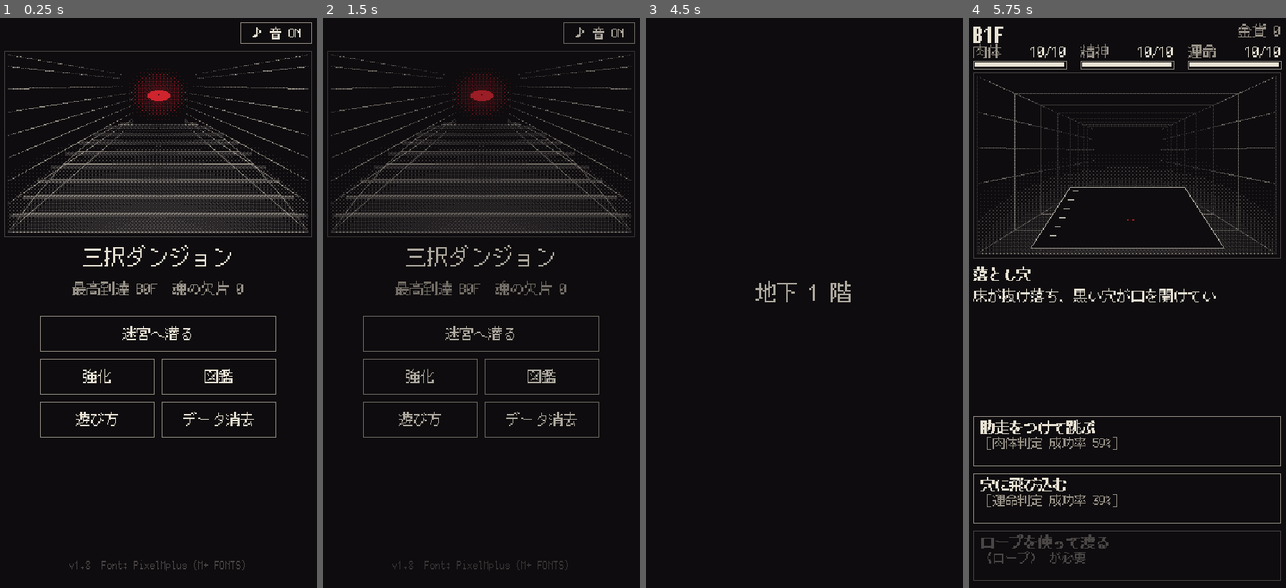
Above: before the commit, frames 1-4 (left to right).
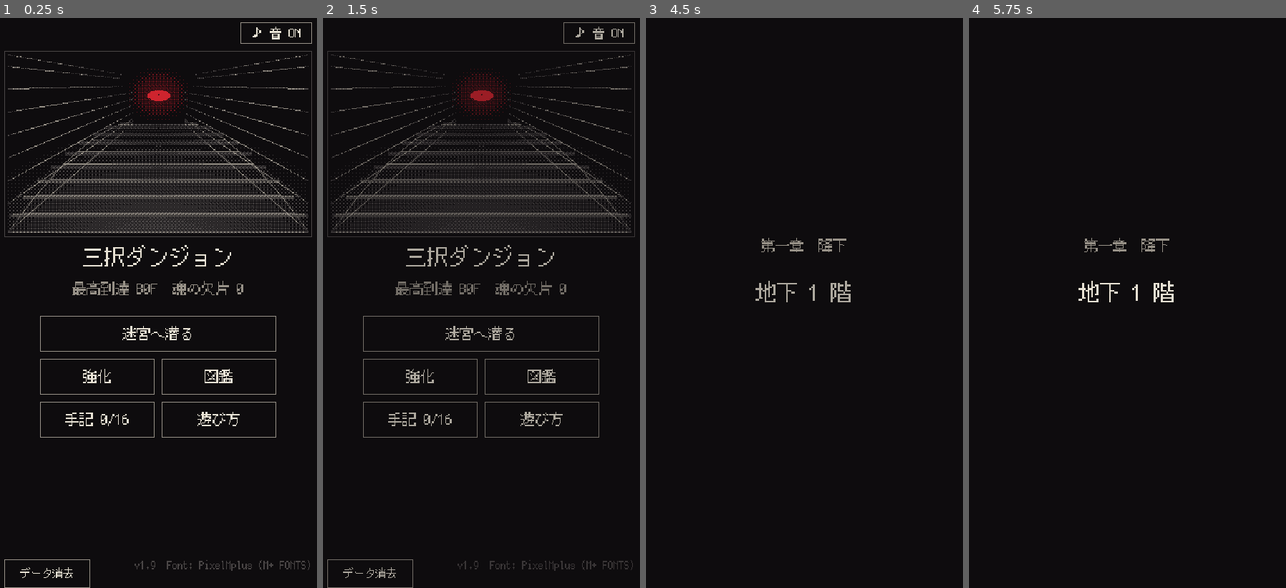
Above: after the commit, the same moments.

Repository: yashimapixel/ThreeChoiceDungeon
Game: Godot game, scene res://scenes/main.tscn
The game is run twice, just before and just after one commit, with the same random seed, the same clock (stepped at 60 frames per second) and the same inputs.
Inputs (mouse positions are in pixels of both pictures, inside the frame that each line leads up to):
- Up to frame 1 (0.25 s): no input
- Up to frame 2 (1.5 s): click "遊び方" at 0.5 s; click "戻る" at 1.25 s
- Up to frame 3 (4.5 s): click "データ消去" at 2 s; click "♪ 音 ON" at 2.75 s; click "迷宮へ潜る" at 3.5 s; click "降りる" at 4.25 s
- Up to frame 4 (5.75 s): tap Enter at 5 s; move the mouse to (1197, 274) at 5.02 s; click (1197, 274) at 5.17 s

The runs differ from the first frame. In frame 1, 0.9% of the frame differs, in the area x 1-98%, y 69-100%; in frame 2, 0.9%; in frame 3, 0.2%; in frame 4, 8.8%, in the area x 1-99%, y 0-99%.

Commit message:
v1.9: four-act story (the night they were torn apart), journal, epilogue
- Story core: during the plague the king ordered all patients into the
  quarantine tower, no exceptions; the knight carried the feverish
  princess from her mother's arms; mother and daughter never said
  goodbye. Endings now resolve with a proper farewell (おやすみ)
- Chapters per depth band (降下 / 弔い / 引き離された夜 / 子守唄) with
  chapter cards; story beats are boosted and guaranteed in the last 4
  floors of their chapter if unseen
- New events: 迷宮の中の街角 (the replica rule), 王の命令書, 隔離塔,
  騎士の告白, 王の手紙, 何度目の挑戦者 (counts your real deaths);
  記憶の部屋 becomes あの夜の部屋 (the sickroom)
- Why out-of-place things exist: memory replicas (cradle, grave,
  decree, the colourless capital, sickroom) that are subtly wrong;
  real places swallowed by the labyrinth (the tower); things that fell
  or were carried in (memos, corpses, the king's nightly letters)
- Journal screen (16 truth fragments by chapter) and an epilogue page
  (the king hears the truth if you learned it)
- Damage multiplier 2.1 -> 2.3 to keep clear pacing (~26 runs median)

Co-Authored-By: Claude Opus 5.5 <noreply@anthropic.com>
Claude-Session: https://claude.ai/code/session_016m3BkCf9SDtuvrgTQU7AfW

Diff:
--- a/data/balance.json
+++ b/data/balance.json
@@ -39,7 +39,7 @@
    "m": 0.1
   }
  },
- "neg_mult": 2.1,
+ "neg_mult": 2.3,
  "pos_mult": 0.9,
  "checkpoint_cost": {
   "25": 20,
@@ -49,5 +49,6 @@
  "recent_mult": [
   0.1,
   0.35
- ]
+ ],
+ "beat_mult": 2.5
 }
--- a/data/events/tier1.json
+++ b/data/events/tier1.json
@@ -393,6 +393,9 @@
 "m": -1,
 "set": [
 "girl"
+],
+"meta": [
+"girl_met"
 ]
 }
 },
@@ -407,6 +410,9 @@
 "f": 2,
 "clr": [
 "holy"
+],
+"meta": [
+"girl_met"
 ]
 }
 },
@@ -415,11 +421,17 @@
 "chk": "m",
 "p": 0.5,
 "ok": {
-"d": "泣き声は次第に遠ざかっていった。"
+"d": "泣き声は次第に遠ざかっていった。",
+"meta": [
+"girl_met"
+]
 },
 "ng": {
 "d": "すれ違いざま、少女の首がぐるりとこちらを向いた。",
-"m": -3
+"m": -3,
+"meta": [
+"girl_met"
+]
 }
 },
 {
@@ -427,10 +439,14 @@
 "r": {
 "d": "息が切れるまで走った。泣き声はずっと後ろをついてきた。",
 "b": -1,
-"m": -1
-}
-}
-]
+"m": -1,
+"meta": [
+"girl_met"
+]
+}
+}
+],
+"beat": 1
 },
 {
 "id": "e009",
@@ -1055,7 +1071,8 @@
 "b": 1
 }
 }
-]
+],
+"beat": 1
 },
 {
 "id": "e022",
@@ -1157,7 +1174,8 @@
 ]
 }
 }
-]
+],
+"beat": 1
 },
 {
 "id": "e024",
@@ -1326,7 +1344,7 @@
 "max": 70,
 "w": 6,
 "u": 21,
-"d": "どこからか、言葉のない子守唄が聞こえる。誰もいない部屋で、揺りかごがひとりでに揺れていた。揺りかごの縁には、王家の紋章が刻まれている。",
+"d": "どこからか、言葉のない子守唄が聞こえる。部屋の隅で、揺りかごがひとりでに揺れていた。縁には王家の紋章。触れると、木目が温かく脈打った。本物ではない。誰かの記憶を写し取った、形だけの揺りかごだ。",
 "c": [
 {
 "t": "一緒に歌う",
@@ -1373,7 +1391,8 @@
 "m": -1
 }
 }
-]
+],
+"beat": 2
 },
 {
 "id": "e028",
@@ -1643,5 +1662,60 @@
 }
 }
 ]
-}
-]
+},
+{
+"id": "n06",
+"t": "迷宮の中の街角",
+"a": "corridor:streetcorner",
+"min": 5,
+"max": 30,
+"w": 9,
+"u": 0,
+"once": true,
+"beat": 1,
+"d": "石の通路の途中に、唐突に街角があった。石畳、街灯、閉ざされた窓。どれも王都で見かける造りだ。壁に、先に来た誰かの走り書きがある。『迷宮は、呑み込んだ場所と、誰かの記憶を写し取る』",
+"c": [
+{
+"t": "窓を覗く",
+"chk": "m",
+"p": 0.5,
+"ok": {
+"d": "窓の向こうで、知らない家族が食卓を囲んでいた。声は聞こえない。色だけが抜け落ちている。",
+"m": 1,
+"meta": [
+"replica_rule"
+]
+},
+"ng": {
+"d": "窓の中の誰かが、ゆっくりとこちらを向いた。顔がなかった。",
+"m": -3,
+"meta": [
+"replica_rule"
+]
+}
+},
+{
+"t": "走り書きの続きを読む",
+"r": {
+"d": "『記憶の写しは、どこか少しだけ間違っている。間違いに気づいたら、そこは誰かの心の中だ』",
+"f": 1,
+"meta": [
+"replica_rule"
+]
+}
+},
+{
+"t": "街灯の火をもらう",
+"r": {
+"d": "街灯の火を移して、たいまつを作った。炎の色だけが、妙に白い。",
+"set": [
+"torch"
+],
+"meta": [
+"replica_rule"
+]
+}
+}
+]
+}
+]
--- a/data/events/tier2.json
+++ b/data/events/tier2.json
@@ -742,7 +742,8 @@
 "m": 2
 }
 }
-]
+],
+"beat": 2
 },
 {
 "id": "e046",
@@ -756,7 +757,7 @@
 "girl"
 ],
 "once": true,
-"d": "小さな墓標の前で、少女の霊が立ち止まった。「……ここ。わたし、ここにいたの」。墓標には王家の紋章だけが残り、名は削れて読めない。少女は足元の闇を見つめた。「でも、お母さまの歌が、まだ下から聞こえるの」",
+"d": "小さな墓標の前で、少女の霊が立ち止まった。「……ここ。わたし、ここにいたの」。墓標には王家の紋章。名は削れて読めない。どこか作り物めいた墓だ。少女は足元の闇を見つめた。「でも、お母さまの歌が、まだ下から聞こえるの」",
 "c": [
 {
 "t": "墓に花を手向ける",
@@ -769,6 +770,7 @@
 "_girl_rested"
 ],
 "meta": [
+"grave_seen",
 "girl_saved"
 ],
 "m": 2,
@@ -780,11 +782,14 @@
 "chk": "b",
 "p": 0.5,
 "ok": {
-"d": "墓の中に、小さな布のお守りが埋められていた。「お母さまが縫ってくれたの……」。少女はそれを、あなたの手に握らせた。",
+"d": "墓の中に亡骸はなかった。あるのは小さな布のお守りだけ。「お母さまが縫ってくれたの……」。少女はそれを、あなたの手に握らせた。",
 "set": [
 "amulet"
 ],
-"m": 1
+"m": 1,
+"meta": [
+"grave_seen"
+]
 },
 "ng": {
 "d": "少女は悲鳴を上げた。「やめて！」　怒りに燃えた霊は、闇の奥へ消えてしまった。",
@@ -795,7 +800,10 @@
 "curse",
 "_girl_gone"
 ],
-"m": -4
+"m": -4,
+"meta": [
+"grave_seen"
+]
 }
 },
 {
@@ -803,10 +811,14 @@
 "r": {
 "d": "少女はあなたの手を握り直した。「……うん。お母さまのところまで、一緒に行く」。小さな手が、少しだけ温かくなった気がした。",
 "m": 2,
-"f": 1
-}
-}
-]
+"f": 1,
+"meta": [
+"grave_seen"
+]
+}
+}
+],
+"beat": 2
 },
 {
 "id": "e047",
@@ -1336,7 +1348,8 @@
 ]
 }
 }
-]
+],
+"beat": 2
 },
 {
 "id": "e057",
--- a/data/events/tier3.json
+++ b/data/events/tier3.json
@@ -128,7 +128,7 @@
 "max": 90,
 "w": 8,
 "u": 346,
-"d": "石造りの家々が並ぶ大通り。どの窓にも灯りがともり、人影が動いている。だが近づくと、家の中には誰もいない。",
+"d": "石造りの家々が並ぶ大通り。王都の街並みにそっくりだが、色だけが抜け落ちている。どの窓にも灯りがともり、人影が動いている。近づくと、家の中には誰もいない。",
 "c": [
 {
 "t": "家の中を探索する",
@@ -840,7 +840,8 @@
 "f": -2
 }
 }
-]
+],
+"beat": 3
 },
 {
 "id": "e073",
@@ -1187,5 +1188,186 @@
 "req": [
 "girl"
 ]
-}
-]
+},
+{
+"id": "n01",
+"t": "王の命令書",
+"a": "ruins:decree",
+"min": 51,
+"max": 75,
+"w": 10,
+"u": 0,
+"once": true,
+"beat": 3,
+"d": "崩れた役所の壁に、一枚の布告が貼られている。紙は色褪せ、文字はほとんど滲んで読めない。ただ一行だけが、刻みつけたように鮮明だった。『例外は、認めない』",
+"c": [
+{
+"t": "布告を最後まで読む",
+"chk": "m",
+"p": 0.5,
+"ok": {
+"d": "『疫病の拡大を防ぐため、罹患者は直ちに隔離塔へ移送すること』。末尾に王の封蝋。余白に、震える字で一言。『……娘も』",
+"m": -1,
+"f": 2,
+"meta": [
+"decree_truth"
+]
+},
+"ng": {
+"d": "読もうとするたびに文字が滲み、『例外は、認めない』だけが目に焼きついた。",
+"m": -3,
+"meta": [
+"decree_truth"
+]
+}
+},
+{
+"t": "封蝋を剥がして持ち帰る",
+"r": {
+"d": "封蝋は、王家の紋章だった。手の中で、ひどく重い。",
+"g": 20,
+"meta": [
+"decree_truth"
+]
+}
+},
+{
+"t": "布告を破り捨てる",
+"r": {
+"d": "破いた紙の下から、同じ布告が何枚も現れた。誰かが、何度も何度も、思い出したのだ。",
+"m": -2,
+"meta": [
+"decree_truth"
+]
+}
+}
+]
+},
+{
+"id": "n02",
+"t": "隔離塔",
+"a": "ruins:tower",
+"min": 55,
+"max": 75,
+"w": 10,
+"u": 0,
+"once": true,
+"beat": 3,
+"d": "地盤ごと沈み込んだ石の塔が、闇の中に傾いて立っている。鉄格子の窓。扉には疫病の印。中には小さな寝台がひとつ。壁一面に、子どもの落書き。",
+"dx": [
+{
+"req": [
+"girl"
+],
+"d": "少女の霊が、塔の前で立ち止まった。何も言わない。"
+}
+],
+"c": [
+{
+"t": "少女の手を握る",
+"req": [
+"girl"
+],
+"r": {
+"d": "少女はあなたの手を強く握った。「……ここ、きらい。さむかった」。少女はそれ以上、何も言わなかった。",
+"m": 1,
+"meta": [
+"tower_truth"
+]
+}
+},
+{
+"t": "落書きを読む",
+"r": {
+"d": "拙い字で、何度も同じ言葉が書かれていた。『おかあさまに あいたい』。最後の一枚だけ、子守唄の歌詞だった。",
+"m": -3,
+"f": 2,
+"meta": [
+"tower_truth"
+]
+}
+},
+{
+"t": "寝台を整える",
+"r": {
+"d": "冷たい寝台の皺を伸ばし、枕を整えた。誰のためでもない。けれど、そうせずにはいられなかった。",
+"m": 2,
+"meta": [
+"tower_truth"
+]
+}
+},
+{
+"t": "塔に入らず立ち去る",
+"r": {
+"d": "背後で、小さな咳の音が聞こえた気がした。",
+"m": -1
+}
+}
+]
+},
+{
+"id": "n03",
+"t": "騎士の告白",
+"a": "ruins:knightghost",
+"min": 56,
+"max": 80,
+"w": 12,
+"u": "m:met_knight",
+"once": true,
+"beat": 3,
+"no": [
+"_knight_rested"
+],
+"d": "錆びた甲冑の亡霊が、廃墟の片隅に佇んでいる。兜に手をかけ、長い沈黙の後、初めてそれを外した。その下には、ただ闇があった。",
+"dx": [
+{
+"req": [
+"_knight_done"
+],
+"d": "声は、あなたの腰の銀の剣から聞こえていた。"
+}
+],
+"c": [
+{
+"t": "話を聞く",
+"r": {
+"d": "「姫様をあの塔へお運びしたのは、私だ。陛下の御命令だった。熱に浮かされた姫様を、王妃様の腕から、私がこの手で引き剥がした」",
+"m": -2,
+"meta": [
+"knight_guilt"
+]
+}
+},
+{
+"t": "「あなたのせいではない」と言う",
+"chk": "m",
+"p": 0.5,
+"ok": {
+"d": "騎士は長いあいだ黙っていた。「……そう言ってくれる者が、三年間、一人もいなかった」",
+"m": 3,
+"meta": [
+"knight_guilt"
+]
+},
+"ng": {
+"d": "「いや。私のせいだ。だから私は、ここにいる」",
+"m": -1,
+"meta": [
+"knight_guilt"
+]
+}
+},
+{
+"t": "黙って隣に立つ",
+"r": {
+"d": "騎士と並んで、闇を見つめた。錆びた甲冑が、かすかに震えていた。",
+"f": 2,
+"meta": [
+"knight_guilt"
+]
+}
+}
+]
+}
+]
--- a/data/events/tier4.json
+++ b/data/events/tier4.json
@@ -231,7 +231,8 @@
 "m": -2
 }
 }
-]
+],
+"beat": 4
 },
 {
 "id": "e083",
@@ -940,56 +941,73 @@
 "b": -9
 }
 }
-]
+],
+"beat": 4
 },
 {
 "id": "e096",
-"t": "記憶の部屋",
-"a": "room:memory",
+"t": "あの夜の部屋",
+"a": "room:sickroom",
 "min": 85,
 "max": 99,
 "w": 6,
 "u": 990,
-"d": "見覚えのある部屋。生まれ育った家の、自分の部屋だ。窓の外は虚無。机の上に、迷宮へ旅立つ前に書いた手紙が置いてある。宛名は、あなた自身。",
-"c": [
-{
-"t": "手紙を読む",
-"chk": "m",
-"p": 0.5,
-"ok": {
-"d": "『なぜ底を目指すのか、忘れないで』。思い出した。自分が何を求めてここへ来たのかを。",
+"d": "扉を開けると、小さな病室だった。白い寝台、窓辺の花、枕元の椅子。寝台はまだ温かい。……だが窓の外は虚無だ。誰かの記憶の中の、あの夜の部屋。",
+"c": [
+{
+"t": "枕元の椅子に座る",
+"chk": "m",
+"p": 0.5,
+"ok": {
+"d": "椅子に座ると、誰かの手の温もりが掌に残っていた。耳の奥で、子守唄が最後まで聞こえた。",
 "m": 8,
-"f": 3
-},
-"ng": {
-"d": "手紙の文字が、読むそばから消えていく。",
-"m": -7
-}
-},
-{
-"t": "ベッドで眠る",
+"f": 3,
+"meta": [
+"sickroom"
+]
+},
+"ng": {
+"d": "座った途端、扉が乱暴に開く音がした。甲冑の足音。子どもの泣き声。――あの夜の記憶だ。",
+"m": -7,
+"meta": [
+"sickroom"
+]
+}
+},
+{
+"t": "寝台で休む",
 "chk": "f",
 "p": 0.5,
 "ok": {
-"d": "懐かしい匂いに包まれて眠った。目覚めると、全身の傷が癒えていた。",
+"d": "小さな寝台に横たわると、懐かしい匂いに包まれた。目覚めると、傷が癒えていた。",
 "b": 8,
-"m": 3
-},
-"ng": {
-"d": "夢の中で、部屋の外の虚無が窓を叩き続けた。",
+"m": 3,
+"meta": [
+"sickroom"
+]
+},
+"ng": {
+"d": "眠りの中で、熱にうなされる子どもの声を聞き続けた。",
 "m": -6,
-"b": 2
+"b": 2,
+"meta": [
+"sickroom"
+]
 }
 },
 {
 "t": "部屋を出る",
 "r": {
-"d": "振り返らずに扉を開けた。故郷は、もう戻る場所ではない。",
+"d": "振り返らずに扉を閉めた。この夜は、あなたのものではない。",
 "m": -2,
-"f": 2
-}
-}
-]
+"f": 2,
+"meta": [
+"sickroom"
+]
+}
+}
+],
+"beat": 4
 },
 {
 "id": "g100",
@@ -1017,7 +1035,11 @@
 "diary3",
 "knight_truth",
 "heart_truth",
-"witch_truth"
+"witch_truth",
+"decree_truth",
+"tower_truth",
+"knight_guilt",
+"king_letters"
 ]
 }
 ],
@@ -1031,7 +1053,7 @@
 "r": {
 "end": "true",
 "fixed": true,
-"d": "傍らに錆びた甲冑の亡霊が現れ、あなたと並んで剣を構えた。「三年前の続きだ」　二つの刃が巨大な眼を貫く。喰らうものが崩れ、肉の壁から一人の女が落ちた。少女が駆け寄る。「お母さま！」　三年ぶりに、母の声が戻った。「……ずっと、聞こえてたよ」　母は娘を抱きしめ、騎士は剣を収めて頭を垂れた。三つの影は光の中へ昇っていく。少女が振り返った。「ありがとう。あなたも、帰る場所へ」　その朝、城の孤独な王は、三年ぶりに静かな眠りについたという。"
+"d": "傍らに錆びた甲冑の亡霊が現れ、あなたと並んで剣を構えた。「三年前の続きだ」　二つの刃が巨大な眼を貫く。喰らうものが崩れ、肉の壁から一人の女が落ちた。少女が駆け寄る。「お母さま！」　三年ぶりに、母の声が戻った。「……ずっと、聞こえてたよ」　母は娘を抱きしめ、三年遅れの子守唄を、最後まで歌った。「おやすみ。……さよなら、私の愛しい子」　騎士は剣を収め、頭を垂れた。「ようやく、お二人をお会わせできた」　三つの影は光の中へ昇っていく。少女が振り返った。「ありがとう。あなたも、帰る場所へ」"
 }
 },
 {
@@ -1042,7 +1064,7 @@
 "r": {
 "end": "reunion",
 "fixed": true,
-"d": "少女が壁の顔を見上げ、子守唄を歌い始めた。言葉のない旋律に、娘が言葉をのせていく。壁の奥で、女の唇が震えた。「……ねんね、ころり……」　三年ぶりの、母の声。願いは満たされた。もう二人は離れない。喰らうべき願いを失った眼は、静かに枯れていく。肉の壁から女の体がほどけ、娘を抱きしめた。母と娘は光となって昇っていった。どこかで錆びた甲冑が、まだ二人を探している気がした。"
+"d": "少女が壁の顔を見上げ、子守唄を歌い始めた。言葉のない旋律に、娘が言葉をのせていく。壁の奥で、女の唇が震えた。「……ねんね、ころり……」　三年ぶりの、母の声。喰らうべき願いを失った眼は、静かに枯れていく。肉の壁から女の体がほどけ、娘を抱きしめた。二人は子守唄を最後まで歌い終え、「おやすみ」と言い交わして、光となって昇っていった。どこかで錆びた甲冑が、まだ二人を探している気がした。"
 }
 },
 {
@@ -1071,17 +1093,21 @@
 }
 },
 {
-"t": "「この願いを終わらせて」と願う",
+"t": "「お別れを言わせてあげて」と願う",
 "mreq_any": [
 "diary3",
 "knight_truth",
 "heart_truth",
-"witch_truth"
+"witch_truth",
+"decree_truth",
+"tower_truth",
+"knight_guilt",
+"king_letters"
 ],
 "r": {
 "end": "release",
 "fixed": true,
-"d": "あなたは自分の願いを捨て、見知らぬ誰かのために願った。闇は長く沈黙し、やがて低く笑った。「他者のための願いは、喰らえぬ」　巨大な眼に亀裂が走る。肉の壁がほどけ、一人の女が現れた。",
+"d": "あなたは自分の願いを捨て、見知らぬ親子のために願った。「せめて、お別れを言わせてやってくれ」　闇は長く沈黙し、やがて低く笑った。「他者のための願いは、喰らえぬ」　巨大な眼に亀裂が走る。肉の壁がほどけ、一人の女が現れた。",
 "dx": [
 {
 "req": [
@@ -1118,7 +1144,11 @@
 "diary3",
 "knight_truth",
 "heart_truth",
-"witch_truth"
+"witch_truth",
+"decree_truth",
+"tower_truth",
+"knight_guilt",
+"king_letters"
 ]
 }
 ]
@@ -1137,7 +1167,11 @@
 "diary3",
 "knight_truth",
 "heart_truth",
-"witch_truth"
+"witch_truth",
+"decree_truth",
+"tower_truth",
+"knight_guilt",
+"king_letters"
 ]
 }
 ]
@@ -1156,12 +1190,114 @@
 "diary3",
 "knight_truth",
 "heart_truth",
-"witch_truth"
-]
-}
-]
-}
-}
-]
-}
-]
+"witch_truth",
+"decree_truth",
+"tower_truth",
+"knight_guilt",
+"king_letters"
+]
+}
+]
+}
+}
+]
+},
+{
+"id": "n04",
+"t": "王の手紙",
+"a": "chasm:letters",
+"min": 58,
+"max": 80,
+"w": 9,
+"u": 0,
+"once": true,
+"beat": 3,
+"d": "裂け目の底に、封筒が雪のように積もっている。どれも同じ封蝋。上から一通、また一通と舞い落ちてくる。地上の誰かが、毎晩、迷宮の入口に投げ入れているのだ。",
+"c": [
+{
+"t": "一通開いて読む",
+"r": {
+"d": "『許してくれとは言わない。ただ、あの子に最後の子守唄を歌わせてやれなかったことを、私は――』。続きは、涙で読めなかった。",
+"m": -2,
+"f": 3,
+"meta": [
+"king_letters"
+]
+}
+},
+{
+"t": "手紙を拾い集める",
+"r": {
+"d": "抱えきれないほどの手紙。三年分。宛名はすべて、同じ人だった。",
+"b": -1,
+"m": 1,
+"meta": [
+"king_letters"
+]
+}
+},
+{
+"t": "そっと元に戻す",
+"r": {
+"d": "手紙の山に、また一通が舞い降りた。",
+"m": 1
+}
+}
+]
+},
+{
+"id": "n05",
+"t": "何度目の挑戦者",
+"a": "corridor:loopghost",
+"min": 60,
+"max": 99,
+"w": 6,
+"u": 330,
+"once": true,
+"d": "通路の隅に、古びた装備の亡霊が座り込んでいた。あなたを見上げ、乾いた声で笑う。「よう。また会ったな。これで{runs}度目か？」",
+"c": [
+{
+"t": "「初めて会うはずだ」と言う",
+"r": {
+"d": "「そうか、覚えてないんだな。俺は覚えてる。お前が死ぬたび、あの子守唄が、お前を入口まで連れ戻すのを」",
+"m": -2,
+"meta": [
+"loop_truth"
+]
+}
+},
+{
+"t": "なぜ戻されるのか訊く",
+"chk": "m",
+"p": 0.5,
+"ok": {
+"d": "「手放せないのさ。あの歌の主は、誰かが娘を連れてきてくれるのを待ってる。だから、挑む者を死なせてやれない」",
+"f": 3,
+"meta": [
+"loop_truth"
+]
+},
+"ng": {
+"d": "亡霊は首を振った。「それは、底で本人に訊け」",
+"m": -1,
+"meta": [
+"loop_truth"
+]
+}
+},
+{
+"t": "亡霊の装備をもらう",
+"r": {
+"d": "「持ってけ。俺はもう、戻されなくなった」",
+"set": [
+"rope",
+"potion"
+],
+"meta": [
+"loop_truth"
+]
+}
+}
+]
+}
+]
--- a/project.godot
+++ b/project.godot
@@ -5,7 +5,7 @@
 
 config/name="三択ダンジョン"
 config/description="三つの選択肢で地下百階を目指す、白黒赤のホラーファンタジーRPG"
-config/version="1.8.0"
+config/version="1.9.0"
 run/main_scene="res://scenes/main.tscn"
 config/features=PackedStringArray("4.7", "GL Compatibility")
 config/icon="res://icon.png"
--- a/scripts/game.gd
+++ b/scripts/game.gd
@@ -30,6 +30,31 @@
 	"eye": {"name": "第三の眼", "desc": "見えないものが見える。運命判定+15%。", "bad": true, "unique": true},
 }
 
+## Four chapters (起承転結), one per depth band; gates sit at the chapter ends.
+const CHAPTERS := {1: "第一章　降下", 26: "第二章　弔い", 51: "第三章　引き離された夜", 76: "第四章　子守唄"}
+
+## Journal: truth fragments, unlocked by meta flags (written as the adventurer's notes).
+const JOURNAL := [
+	{"ch": 1, "meta": "replica_rule", "t": "迷宮は、呑み込んだ場所と、誰かの記憶を写し取るらしい。写しは、どこか少しだけ間違っている。"},
+	{"ch": 1, "meta": "girl_met", "t": "影のない、白い服の少女。胸元に王家の紋章。「お母さまのところに連れてって」"},
+	{"ch": 1, "meta": "diary1", "t": "封蝋の跡のあるメモ。『病で逝ったあの子に、もう一度会いたい』"},
+	{"ch": 1, "meta": "met_knight", "t": "錆びた甲冑の亡霊。「……三年。まだ、底へは届かぬ。あの方々を、お救いせねば」"},
+	{"ch": 2, "meta": "diary2", "t": "二枚目のメモ。追ってくる鎧の音。降りるほどに聞こえる、子どもの泣き声。"},
+	{"ch": 2, "meta": "grave_seen", "t": "作り物めいた小さな墓。王家の紋章。隣には、何も刻まれていない空の墓。"},
+	{"ch": 2, "meta": "witch_truth", "t": "魔女の話。三年前、泣き腫らした目の女が底へ降りた。「喰らって、形にして返した。この迷宮が、その形さ」"},
+	{"ch": 2, "meta": "knight_truth", "t": "騎士の最後の戦い。底のものに敗れた。「あの眼を潰さねば」"},
+	{"ch": 3, "meta": "decree_truth", "t": "滲んだ命令書。罹患者は隔離塔へ。例外は認めない。余白に一言、『……娘も』。"},
+	{"ch": 3, "meta": "tower_truth", "t": "沈んだ隔離塔。壁いっぱいの落書き。『おかあさまに あいたい』"},
+	{"ch": 3, "meta": "knight_guilt", "t": "騎士の告白。熱に浮かされた姫を母の腕から引き剥がし、塔へ運んだのは、自分だった。"},
+	{"ch": 3, "meta": "king_letters", "t": "毎晩、迷宮に投げ入れられる王の手紙。『あの子に最後の子守唄を歌わせてやれなかった』"},
+	{"ch": 3, "meta": "diary3", "t": "最後のメモ。底のものに願った。『もう二度と、離れたくない』"},
+	{"ch": 3, "meta": "loop_truth", "t": "死ぬたび、あの子守唄が自分を入口へ連れ戻している。歌の主は、挑む者を手放せない。"},
+	{"ch": 4, "meta": "heart_truth", "t": "迷宮の心臓。内側を歩く小さな足音を、愛おしむような鼓動。"},
+	{"ch": 4, "meta": "sickroom", "t": "あの夜の部屋。白い寝台、窓辺の花、枕元の椅子。甲冑の足音。"},
+]
+
+const EPI_KNOWN := ["decree_truth", "king_letters", "knight_guilt", "tower_truth"]
+
 const ENDINGS := {
 	"slay": "闇を斬る者",
 	"wish": "生還",
@@ -254,7 +279,15 @@
 		event = fixed[[25, 50, 75][(floor_n / 25) % 3]]
 	else:
 		var cands := []
+		# guarantee: in the last 4 floors of a chapter, an unseen beat of that chapter comes first
+		var ch := chapter_of(floor_n)
+		if not endless and floor_n >= ch * 25 - 4 and floor_n < ch * 25:
+			for e in _candidates(false, false):
+				if int(e.get("beat", 0)) == ch:
+					cands.append(e)
 		for mode in [[false, false], [true, false], [false, true], [true, true]]:
+			if not cands.is_empty():
+				break
 			cands = _candidates(mode[0], mode[1])
 			if not cands.is_empty():
 				break
@@ -273,9 +306,16 @@
 		save["seen"].append(event["id"])
 
 
+static func chapter_of(f: int) -> int:
+	return 1 if f <= 25 else (2 if f <= 50 else (3 if f <= 75 else 4))
+
+
 ## Event weight, lowered for events seen in the last two runs (less early repetition).
+## Story beats are boosted and exempt from the recency penalty.
 func _weight(e: Dictionary) -> float:
 	var w := float(e.get("w", 5))
+	if e.has("beat"):
+		return w * float(B["beat_mult"])
 	if save["recent1"].has(e["id"]):
 		w *= float(B["recent_mult"][0])
 	elif save["recent2"].has(e["id"]):
@@ -303,7 +343,7 @@
 
 
 func event_text() -> String:
-	var t: String = event["d"]
+	var t: String = String(event["d"]).replace("{runs}", str(int(save["runs"]) + 1))
 	for x in event.get("dx", []):
 		if _flags_ok(x):
 			t += "\n" + x["d"]
@@ -592,6 +632,33 @@
 	last_ending = ""
 
 
+func knows(m: String) -> bool:
+	return save["meta"].has(m) or meta_new.has(m)
+
+
+## Epilogue after an ending: what the king hears (depends on the truths you learned).
+func epilogue(end_id: String) -> String:
+	var known := false
+	for m in EPI_KNOWN:
+		if knows(m):
+			known = true
+	if end_id == "wish":
+		return "あなたは地上へ戻った。王の問いに、あなたは答えられなかった。\n今夜も、王都の地下には、言葉のない子守唄が響いている。"
+	if end_id == "throne":
+		return "あなたは、地上へ戻らなかった。\n王都の地下の子守唄は、いつしか、二つの声で歌われるようになったという。"
+	if known:
+		return "地上に戻ったあなたは、玉座の間ですべてを話した。隔離塔のこと。命令書の一行のこと。底で見たもののこと。\n孤独な王は長いあいだ黙って聞き、やがて、三年ぶりに二人の名を呼んで泣いた。\nその夜から、王都の地下に子守唄は響かなくなった。王は、三年ぶりに静かな眠りについた。"
+	return "地上に戻ったあなたの報告を、王は黙って聞いた。迷宮の底に何があったのか、あなたにもすべてはわからない。\nただ、その夜から、王都の地下に子守唄は響かなくなった。"
+
+
+func journal_count() -> Array:
+	var n := 0
+	for j in JOURNAL:
+		if save["meta"].has(j["meta"]):
+			n += 1
+	return [n, JOURNAL.size()]
+
+
 func item_list() -> Array:
 	var out := []
 	for f in flags:
--- a/scripts/main.gd
+++ b/scripts/main.gd
@@ -575,14 +575,16 @@
 	_button(s, "強化", Vector2(48, y), Vector2(128, 40), show_shop)
 	_button(s, "図鑑", Vector2(184, y), Vector2(128, 40), show_collection)
 	y += 48
-	_button(s, "遊び方", Vector2(48, y), Vector2(128, 40), show_help)
-	_button(s, "データ消去", Vector2(184, y), Vector2(128, 40), func():
+	var jc: Array = Game.journal_count()
+	_button(s, "手記 %d/%d" % [jc[0], jc[1]], Vector2(48, y), Vector2(128, 40), show_journal)
+	_button(s, "遊び方", Vector2(184, y), Vector2(128, 40), show_help)
+	_button(s, "データ消去", Vector2(8, 608), Vector2(96, 24), func():
 		_confirm("全てのセーブデータを消去しますか？\nこの操作は取り消せません。", func():
 			Game.reset_save()
-			show_title()))
+			show_title()), 12)
 	if sv["cleared"]:
 		_label(s, "★ 踏破済み　無限迷宮 最高 B%dF" % sv["best_endless"], Vector2(0, 576), Vector2(SW, 16), FS_S, R, HORIZONTAL_ALIGNMENT_CENTER)
-	_label(s, "v1.8　Font: PixelMplus (M+ FONTS)", Vector2(0, 608), Vector2(SW, 24), 12, DG, HORIZONTAL_ALIGNMENT_CENTER)
+	_label(s, "v1.9　Font: PixelMplus (M+ FONTS)", Vector2(112, 608), Vector2(240, 24), 12, DG, HORIZONTAL_ALIGNMENT_RIGHT)
 	_layout(s, 32, 40)
 
 
@@ -901,6 +903,10 @@
 	var gate: bool = Game.event.has("fixed")
 	var cy := _snap(view_h / 2.0) - 24
 	var l := _label(card, "地下 %d 階" % Game.floor_n, Vector2(0, cy), Vector2(SW, 32), FS_L, R if gate else W, HORIZONTAL_ALIGNMENT_CENTER, true)
+	var chapter := ""
+	if not Game.endless and Game.CHAPTERS.has(Game.floor_n):
+		chapter = Game.CHAPTERS[Game.floor_n]
+		_label(card, chapter, Vector2(0, cy - 48), Vector2(SW, 24), FS, LG, HORIZONTAL_ALIGNMENT_CENTER)
 	if gate:
 		_label(card, "― 門 ―" if Game.floor_n < 100 or Game.endless else "― 最深部 ―", Vector2(0, cy + 40), Vector2(SW, 24), FS, DR, HORIZONTAL_ALIGNMENT_CENTER)
 		sfx.play("bell")
@@ -909,7 +915,7 @@
 	l.modulate.a = 0
 	var tw := create_tween()
 	tw.tween_property(l, "modulate:a", 1.0, 0.25)
-	tw.tween_interval(0.55 if not gate else 1.1)
+	tw.tween_interval(1.1 if gate else (1.5 if chapter != "" else 0.55))
 	tw.tween_property(card, "modulate:a", 0.0, 0.3)
 	tw.tween_callback(func():
 		card.queue_free()
@@ -1264,8 +1270,47 @@
 	_set_fit(r, res["text"] + "\n\n[color=%s]エンディング %d / %d[/color]" % [_hex(R), Game.save["endings"].size(), Game.ENDINGS.size()])
 	r.visible_ratio = 0
 	create_tween().tween_property(r, "visible_ratio", 1.0, 3.0)
-	_button(s, "次へ", Vector2(88, 584), Vector2(184, 40), func(): show_gameover(sum, res))
+	_button(s, "次へ", Vector2(88, 584), Vector2(184, 40), func():
+		show_epilogue(Game.epilogue(res["end"]), func(): show_gameover(sum, res)))
 	_layout(s, 0, 64)
+
+
+func show_epilogue(text: String, then: Callable) -> void:
+	var s := _new_screen("Epilogue")
+	_label(s, "後日談", Vector2(0, 16), Vector2(SW, 32), FS_L, LG, HORIZONTAL_ALIGNMENT_CENTER, true)
+	var r := _rich(s, Vector2(24, 160), Vector2(312, 336))
+	_set_fit(r, text)
+	r.visible_ratio = 0
+	create_tween().tween_property(r, "visible_ratio", 1.0, 4.0)
+	_button(s, "次へ", Vector2(88, 584), Vector2(184, 40), then)
+	_layout(s, 56, 64)
+
+
+# ================================================================ journal
+func show_journal(ch := 1) -> void:
+	var s := _new_screen("Journal")
+	_music_menu()
+	var jc: Array = Game.journal_count()
+	_label(s, "手記", Vector2(0, 8), Vector2(SW, 32), FS_L, W, HORIZONTAL_ALIGNMENT_CENTER, true)
+	_label(s, "真相の断片 %d / %d" % [jc[0], jc[1]], Vector2(0, 40), Vector2(SW, 24), FS, R, HORIZONTAL_ALIGNMENT_CENTER)
+	var names := {1: "第一章　降下", 2: "第二章　弔い", 3: "第三章　引き離された夜", 4: "第四章　子守唄"}
+	var t := "[color=%s]%s[/color]\n\n" % [_hex(LG), names[ch]]
+	for j in Game.JOURNAL:
+		if int(j["ch"]) != ch:
+			continue
+		if Game.save["meta"].has(j["meta"]):
+			t += "・%s\n\n" % j["t"]
+		else:
+			t += "[color=%s]・……………………[/color]\n\n" % _hex(DG)
+	var r := _rich(s, Vector2(16, 72), Vector2(328, 448))
+	_set_fit(r, t)
+	_label(s, "%d / 4" % ch, Vector2(0, 536), Vector2(SW, 24), FS, LG, HORIZONTAL_ALIGNMENT_CENTER)
+	var prev := _button(s, "◀ 前", Vector2(8, 528), Vector2(96, 40), func(): show_journal(ch - 1))
+	prev.disabled = ch == 1
+	var nxt := _button(s, "次 ▶", Vector2(256, 528), Vector2(96, 40), func(): show_journal(ch + 1))
+	nxt.disabled = ch == 4
+	_button(s, "戻る", Vector2(88, 584), Vector2(184, 40), show_title)
+	_layout(s, 64, 112)
 
 
 # ================================================================ collection
--- a/tools/test_runs.gd
+++ b/tools/test_runs.gd
@@ -169,5 +169,25 @@
 	var smr: Dictionary = G.end_run(false, true)
 	assert(smr["retired"] and smr["score"] == 120)
 	print("endless OK")
+	# chapter beats: in the last floors of a chapter an unseen beat is guaranteed
+	G.reset_save()
+	G.start_run(false)
+	G.floor_n = 22
+	G.pick_event()
+	assert(int(G.event.get("beat", 0)) == 1)
+	G.start_run(false)
+	G.floor_n = 72
+	G.pick_event()
+	assert(int(G.event.get("beat", 0)) == 3)
+	# death count in dialogue, epilogue variants, journal
+	G.save["runs"] = 6
+	G.event = G.by_id["n05"]
+	assert(G.event_text().contains("7度目"))
+	G.meta_new = {}
+	assert(not G.epilogue("true").contains("隔離塔"))
+	G.save["meta"].append("decree_truth")
+	assert(G.epilogue("true").contains("隔離塔"))
+	assert(G.journal_count()[0] == 1)
+	print("story OK")
 	G.reset_save()
 	quit()
Binary file changed: art/events/e096.png
Binary file added: art/events/n01.png
Not shown, added: art/events/n01.png.import
Binary file added: art/events/n02.png
Not shown, added: art/events/n02.png.import
Binary file added: art/events/n03.png
Not shown, added: art/events/n03.png.import
Binary file added: art/events/n04.png
Not shown, added: art/events/n04.png.import
Binary file added: art/events/n05.png
Not shown, added: art/events/n05.png.import
Binary file added: art/events/n06.png
(and 54 more such lines)
